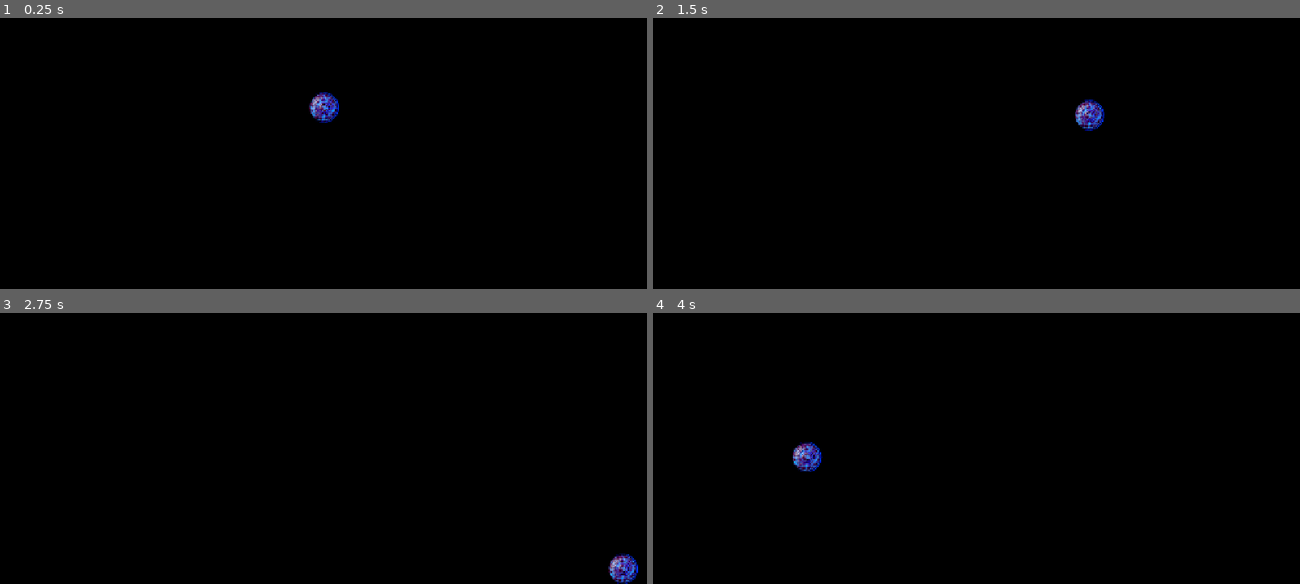
Above: before the commit, frames 1-4 (two rows, left to right).
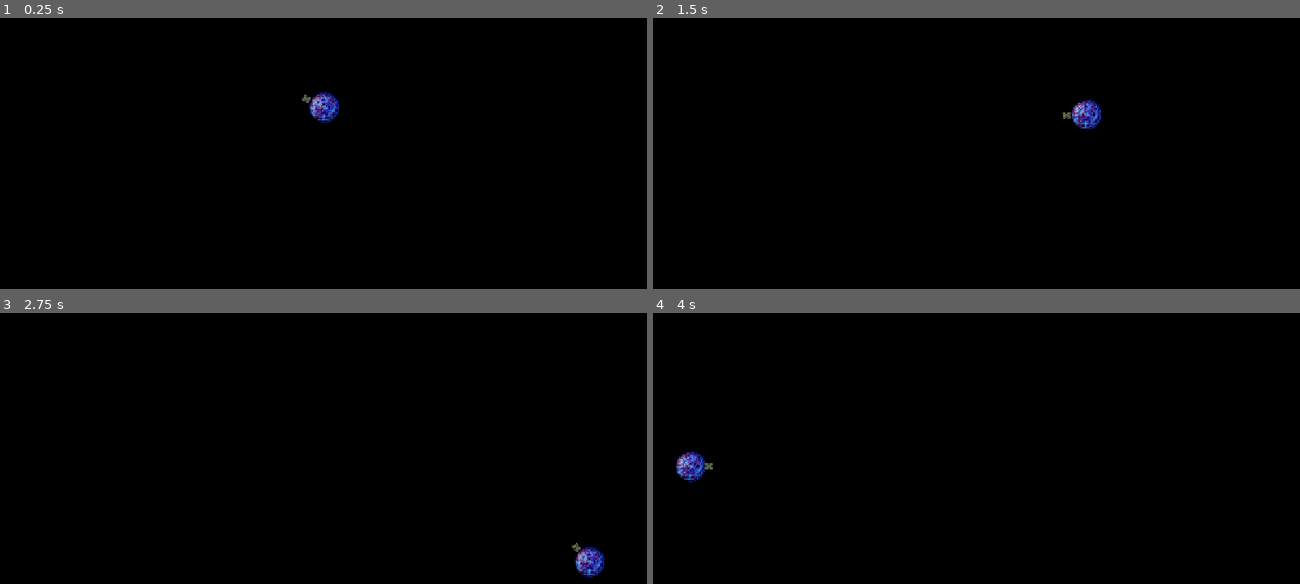
Above: after the commit, the same moments.

Repository: utkarshbansal95/countdowns-gmtk
Game: Godot game, scene res://scenes/main.tscn
Two runs of this game, one before a commit and one after it. Both use one fixed random seed, a clock stepped at 60 frames per second and the inputs below.
Inputs (mouse positions are in pixels of both pictures, inside the frame that each line leads up to):
- Up to frame 1 (0.25 s): no input
- Up to frame 2 (1.5 s): tap Enter at 0.5 s; move the mouse to (1118, 88) at 0.52 s; hold D (move_right) 0.53-1.28 s; hold Right (clockwise, bound only after the commit) 0.53-1.28 s; tap Left (counterclockwise, bound only after the commit) at 0.8, 1.35 s; move the mouse to (847, 126) at 1.27 s; hold S (move_down) from 1.28 s (still down)
- Up to frame 3 (2.75 s): tap Right (clockwise, bound only after the commit) at 1.55 s; move the mouse to (388, 323) at 2.02 s; release S (move_down) at 2.03 s; hold D (move_right) from 2.03 s (still down); hold Right (clockwise, bound only after the commit) from 2.03 s (still down); tap Left (counterclockwise, bound only after the commit) at 2.3 s
- Up to frame 4 (4 s): move the mouse to (944, 475) at 2.77 s; release D (move_right) at 2.78 s; release Right (clockwise, bound only after the commit) at 2.78 s; hold W (move_up) 2.78-3.53 s; tap Left (counterclockwise, bound only after the commit) at 2.85, 3.8 s; tap Right (clockwise, bound only after the commit) at 3.05 s; move the mouse to (1170, 456) at 3.52 s; hold A (move_left) from 3.53 s (still down); hold Right (clockwise, bound only after the commit) from 3.53 s (still down)

The runs differ from the first frame. In frame 1, less than 0.1% of the frame differs, in the area x 46-48%, y 28-32%; in frame 2, 0.5%; in frame 3, 0.8%, in the area x 88-99%, y 84-100%; in frame 4, 0.8%.

Commit message:
Added turret

Diff:
--- a/project.godot
+++ b/project.godot
@@ -25,26 +25,22 @@
 
 move_up={
 "deadzone": 0.2,
-"events": [Object(InputEventKey,"resource_local_to_scene":fa …(140 unchanged characters)… d":false,"keycode":0,"physical_keycode":4194320,"key_label":0,"unicode":0,"location":0,"echo":false,"script":null)
-, Object(InputEventKey,"resource_local_to_scene":false,"resource_name":"","device":-1,"window_id":0,"alt_pressed":false,"shift_pressed":false,"ctrl_pressed":false,"meta_pressed":false,"pressed":false,"keycode":0,"physical_keycode":87,"key_label":0,"unicode":119,"location":0,"echo":false,"script":null)
+"events": [Object(InputEventKey,"resource_local_to_scene":fa …(140 unchanged characters)… d":false,"keycode":0,"physical_keycode":87,"key_label":0,"unicode":119,"location":0,"echo":false,"script":null)
 ]
 }
 move_down={
 "deadzone": 0.2,
-"events": [Object(InputEventKey,"resource_local_to_scene":fa …(140 unchanged characters)… d":false,"keycode":0,"physical_keycode":4194322,"key_label":0,"unicode":0,"location":0,"echo":false,"script":null)
-, Object(InputEventKey,"resource_local_to_scene":false,"resource_name":"","device":-1,"window_id":0,"alt_pressed":false,"shift_pressed":false,"ctrl_pressed":false,"meta_pressed":false,"pressed":false,"keycode":0,"physical_keycode":83,"key_label":0,"unicode":115,"location":0,"echo":false,"script":null)
+"events": [Object(InputEventKey,"resource_local_to_scene":fa …(140 unchanged characters)… d":false,"keycode":0,"physical_keycode":83,"key_label":0,"unicode":115,"location":0,"echo":false,"script":null)
 ]
 }
 move_left={
 "deadzone": 0.2,
-"events": [Object(InputEventKey,"resource_local_to_scene":fa …(140 unchanged characters)… d":false,"keycode":0,"physical_keycode":4194319,"key_label":0,"unicode":0,"location":0,"echo":false,"script":null)
-, Object(InputEventKey,"resource_local_to_scene":false,"resource_name":"","device":-1,"window_id":0,"alt_pressed":false,"shift_pressed":false,"ctrl_pressed":false,"meta_pressed":false,"pressed":false,"keycode":0,"physical_keycode":65,"key_label":0,"unicode":97,"location":0,"echo":false,"script":null)
+"events": [Object(InputEventKey,"resource_local_to_scene":fa …(140 unchanged characters)… d":false,"keycode":0,"physical_keycode":65,"key_label":0,"unicode":97,"location":0,"echo":false,"script":null)
 ]
 }
 move_right={
 "deadzone": 0.2,
-"events": [Object(InputEventKey,"resource_local_to_scene":fa …(140 unchanged characters)… d":false,"keycode":0,"physical_keycode":4194321,"key_label":0,"unicode":0,"location":0,"echo":false,"script":null)
-, Object(InputEventKey,"resource_local_to_scene":false,"resource_name":"","device":-1,"window_id":0,"alt_pressed":false,"shift_pressed":false,"ctrl_pressed":false,"meta_pressed":false,"pressed":false,"keycode":0,"physical_keycode":68,"key_label":0,"unicode":100,"location":0,"echo":false,"script":null)
+"events": [Object(InputEventKey,"resource_local_to_scene":fa …(140 unchanged characters)… d":false,"keycode":0,"physical_keycode":68,"key_label":0,"unicode":100,"location":0,"echo":false,"script":null)
 ]
 }
 fire={
@@ -71,6 +67,16 @@
 , Object(InputEventKey,"resource_local_to_scene":false,"resource_name":"","device":16,"window_id":0,"alt_pressed":false …(186 unchanged characters)…
 ]
 }
+clockwise={
+"deadzone": 0.2,
+"events": [Object(InputEventKey,"resource_local_to_scene":false,"resource_name":"","device":-1,"window_id":0,"alt_pressed":false,"shift_pressed":false,"ctrl_pressed":false,"meta_pressed":false,"pressed":false,"keycode":0,"physical_keycode":4194321,"key_label":0,"unicode":0,"location":0,"echo":false,"script":null)
+]
+}
+counterclockwise={
+"deadzone": 0.2,
+"events": [Object(InputEventKey,"resource_local_to_scene":false,"resource_name":"","device":-1,"window_id":0,"alt_pressed":false,"shift_pressed":false,"ctrl_pressed":false,"meta_pressed":false,"pressed":false,"keycode":0,"physical_keycode":4194319,"key_label":0,"unicode":0,"location":0,"echo":false,"script":null)
+]
+}
 
 [physics]
 
--- a/scenes/player.tscn
+++ b/scenes/player.tscn
@@ -1,29 +1,19 @@
 [gd_scene format=3 uid="uid://igc2m8ntqn3c"]
 
 [ext_resource type="Texture2D" uid="uid://ycsjsnayqsvg" path="res://sprites/alien10001.png" id="1_3vyb7"]
-
-[sub_resource type="GDScript" id="GDScript_o5qli"]
-script/source = "extends Wrappable
-
-@export var acceleration := 12.0
-@export var max_speed := 400.0
-
-func _physics_process(delta):
-	var input_vector := Vector2(Input.get_axis(\"move_left\",\"move_right\"),Input.get_axis(\"move_up\",\"move_down\"))
-	velocity += input_vector*acceleration
-	velocity=velocity.limit_length(max_speed)
-	velocity=velocity.move_toward(Vector2(0,0),2.0)
-	move_and_slide()
-"
+[ext_resource type="Script" uid="uid://cyjysxmdpyujm" path="res://scripts/player.gd" id="1_qhqgy"]
+[ext_resource type="PackedScene" uid="uid://cx12ejysg4vua" path="res://scenes/turret.tscn" id="2_g2els"]
 
 [sub_resource type="CircleShape2D" id="CircleShape2D_sen1n"]
 radius = 31.0
 
 [node name="player" type="CharacterBody2D" unique_id=1455936356]
-script = SubResource("GDScript_o5qli")
+script = ExtResource("1_qhqgy")
 
 [node name="CollisionShape2D" type="CollisionShape2D" parent="." unique_id=140166172]
 shape = SubResource("CircleShape2D_sen1n")
 
 [node name="Sprite2D" type="Sprite2D" parent="." unique_id=1740958411]
 texture = ExtResource("1_3vyb7")
+
+[node name="turret" parent="." unique_id=1831526037 instance=ExtResource("2_g2els")]
--- /dev/null
+++ b/scenes/turret.tscn
@@ -0,0 +1,13 @@
+[gd_scene format=3 uid="uid://cx12ejysg4vua"]
+
+[ext_resource type="Script" uid="uid://17smg0q4yfcs" path="res://scripts/turret.gd" id="1_el7wl"]
+[ext_resource type="Texture2D" uid="uid://b08bjyoyobk2l" path="res://sprites/turret4.png" id="2_485p4"]
+
+[node name="turret" type="CharacterBody2D" unique_id=1831526037]
+script = ExtResource("1_el7wl")
+metadata/_custom_type_script = "uid://c1u3fx3ds2w1w"
+
+[node name="Sprite2D" type="Sprite2D" parent="." unique_id=2069483334]
+position = Vector2(0, -38)
+scale = Vector2(0.2, 0.2)
+texture = ExtResource("2_485p4")
--- /dev/null
+++ b/scripts/player.gd
@@ -0,0 +1,11 @@
+extends WrappableCharacter
+
+@export var acceleration := 12.0
+@export var max_speed := 400.0
+
+func _physics_process(delta):
+	var input_vector := Vector2(Input.get_axis("move_left","move_right"),Input.get_axis("move_up","move_down"))
+	velocity += input_vector*acceleration
+	velocity=velocity.limit_length(max_speed)
+	velocity=velocity.lerp(Vector2(0,0),0.02)
+	move_and_slide()
--- /dev/null
+++ b/scripts/turret.gd
@@ -0,0 +1,16 @@
+extends WrappableCharacter
+
+@export var rotation_speed := 0.1
+@export var using_mouse := true
+
+func _ready():
+	pass
+
+func _process(delta):
+	if using_mouse:
+		rotation=(get_global_mouse_position()-global_position).angle()+deg_to_rad(90.0)
+	else:
+		if Input.is_action_pressed("clockwise"):
+			rotate(rotation_speed)
+		if Input.is_action_pressed("counterclockwise"):
+			rotate(-rotation_speed)
--- a/scripts/wrappable.gd
+++ b/scripts/wrappableCharacter.gd
@@ -1,4 +1,4 @@
-class_name Wrappable extends CharacterBody2D
+class_name WrappableCharacter extends CharacterBody2D
 
 var screen_size: Vector2
 
Not shown, added: scripts/player.gd.uid
Not shown, added: scripts/turret.gd.uid
Renamed: scripts/wrappable.gd.uid -> scripts/wrappableCharacter.gd.uid
Binary file added: sprites/turret1.png
Not shown, added: sprites/turret1.png.import
Binary file added: sprites/turret2.png
Not shown, added: sprites/turret2.png.import
Binary file added: sprites/turret3.png
Not shown, added: sprites/turret3.png.import
Binary file added: sprites/turret4.png
Not shown, added: sprites/turret4.png.import
Binary file added: sprites/turret5.png
(and 1 more such lines)
